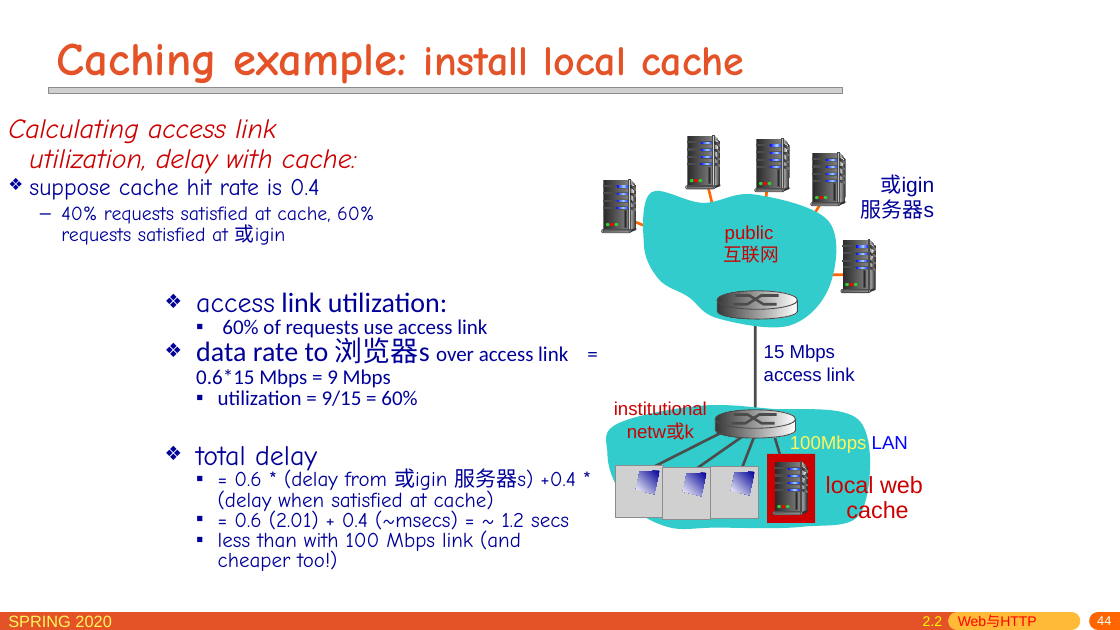
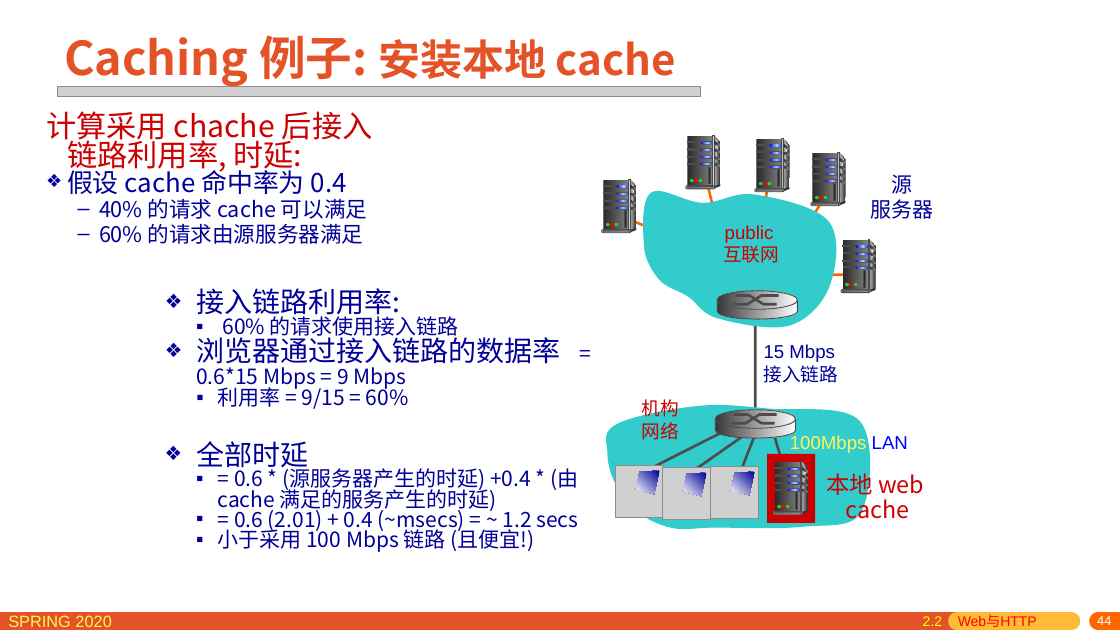
Before and after one commit to network-distributed/presentations, a slide deck: slide 44 of chapter2_cn.pptx. Drawn at 1120x630 pixels with LibreOffice and Linux fonts; fonts in the diff are those of the drawing; grey boxes stand for pictures. Boxes give left, top, right and bottom in pixels: in the first picture for what was removed or moved away, otherwise in the second. Text is boxed around its words. In the diff, an @@ line names an element or a change of style, - is before the commit and + after.

```diff
--- a/chapter2_cn.pptx
+++ b/chapter2_cn.pptx
@@ title removed at box(57, 43, 745, 90) @@
-Caching example: install local cache
@@ title added at box(64, 35, 676, 88), 40 pt, text #E45327, bold @@
+Caching 例子: 安装本地 cache
@@ picture: place and size @@
-picture at box(49, 87, 843, 93)
+picture at box(57, 87, 701, 97)
@@ text at box(46, 111, 373, 244): text changed; size 17 to 18.5 pt; font Comic Neue to Noto Sans CJK SC @@
-Calculating access link utilization, delay with cache:
-❖ suppose cache hit rate is 0.4
-  – 40% requests satisfied at cache, 60% requests satisfied at 或igin
+计算采用 chache 后接入链路利用率, 时延:
+❖ 假设 cache 命中率为 0.4
+  – 40% 的请求 cache 可以满足
+  – 60% 的请求由源服务器满足
@@ text at box(871, 175, 934, 219): text changed; font Arial to Noto Sans CJK SC @@
-或igin
-服务器s
+源
+服务器
@@ text at box(196, 288, 560, 409): text changed; font Calibri to Noto Sans CJK SC @@
-❖ access link utilization:
-  ▪ 60% of requests use access link
-❖ data rate to 浏览器s over access link = 0.6*15 Mbps = 9 Mbps
-  ▪ utilization = 9/15 = 60%
+❖ 接入链路利用率:
+  ▪ 60% 的请求使用接入链路
+❖ 浏览器通过接入链路的数据率 = 0.6*15 Mbps = 9 Mbps
+  ▪ 利用率 = 9/15 = 60%
@@ text at box(764, 361, 838, 383): text changed @@
-access link
+接入链路
@@ text at box(642, 396, 679, 440): text changed; font Arial to Noto Sans CJK SC @@
-institutional
-netw或k
+机构
+网络
@@ text at box(196, 441, 578, 512): text changed; font Comic Neue to Noto Sans CJK SC @@
-❖ total delay
-  ▪ = 0.6 * (delay from 或igin 服务器s) +0.4 * (delay when satisfied at cache)
+❖ 全部时延
+  ▪ = 0.6 * (源服务器产生的时延) +0.4 * (由cache 满足的服务产生的时延)
@@ text at box(826, 470, 924, 500): text changed; font Arial to Noto Sans CJK SC @@
-local web
+本地 web
@@ text at box(234, 506, 578, 532): font Comic Neue to Noto Sans CJK SC in "= 0.6 (2.01) + 0.4 (~msecs) = ..." @@
@@ text at box(846, 495, 910, 523): font Arial to Noto Sans CJK SC in "cache" @@
@@ text at box(218, 526, 534, 552): text changed; font Comic Neue to Noto Sans CJK SC @@
-  ▪ less than with 100 Mbps link (and cheaper too!)
+  ▪ 小于采用 100 Mbps 链路 (且便宜!)
```
Also in this commit, not shown: 71 other slides changed, 1 other file.
